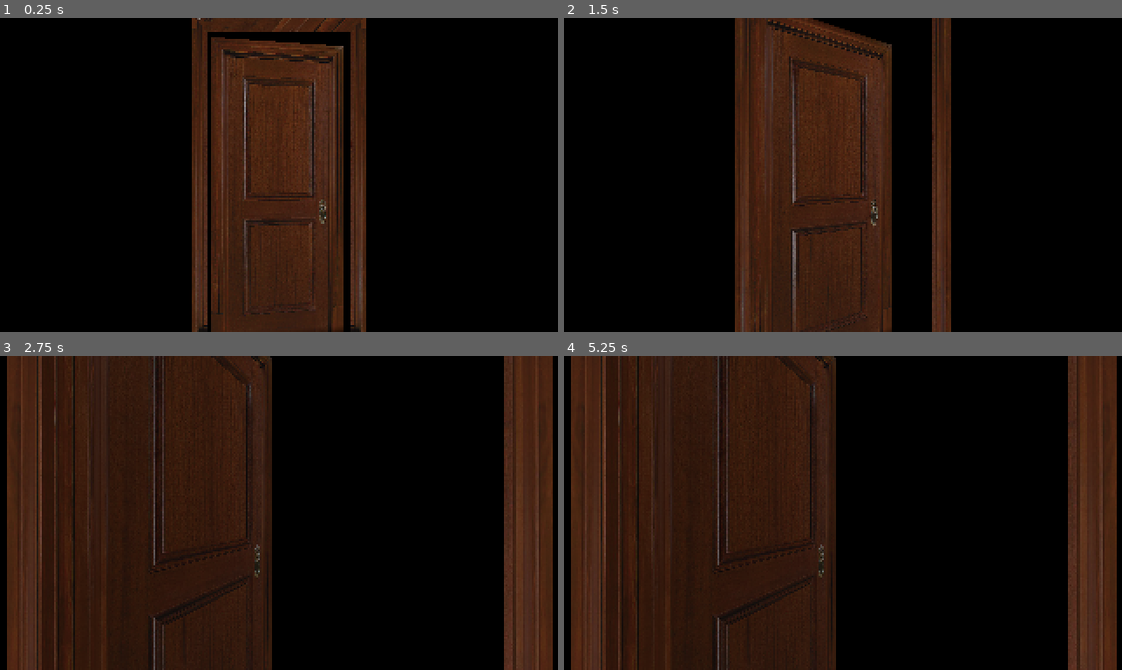
Above: before the commit, frames 1-4 (two rows, left to right).
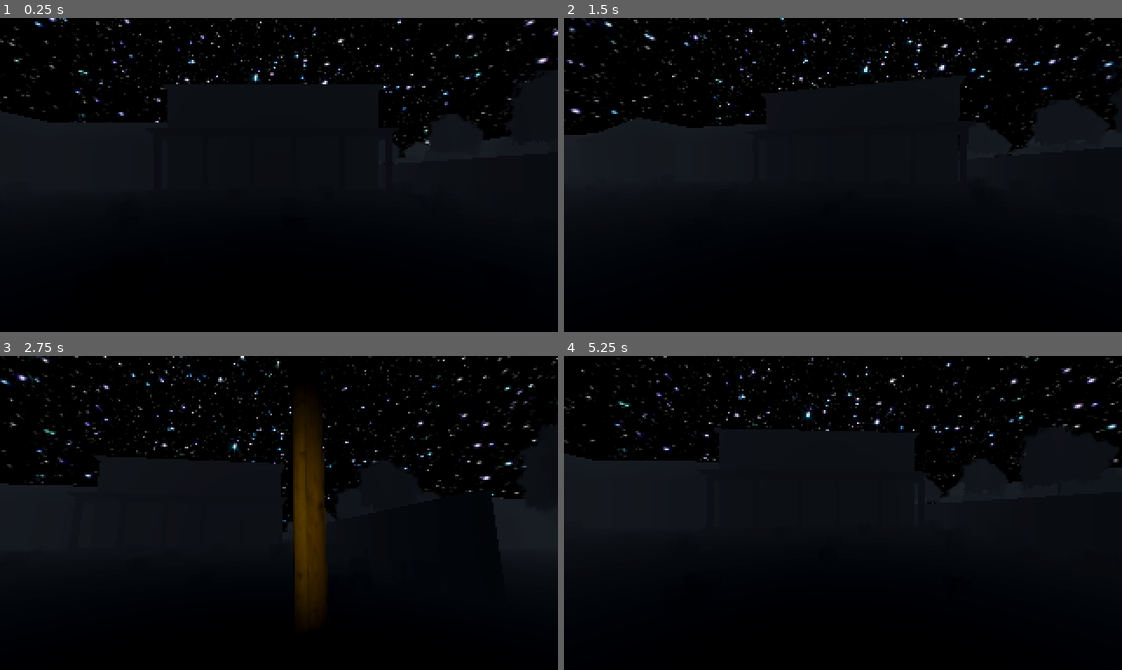
Above: after the commit, the same moments.

Repository: vekim00100/Personal-Prototype
Game: Godot game, scene res://World/entrance.tscn
Two runs of this game, one before a commit and one after it. Both use one fixed random seed, a clock stepped at 60 frames per second and the inputs below. Before the commit the project starts from res://World/door_scene.tscn. The engine's default icon, where the game draws it, is replaced by a stand-in: a white triangle on a blue panel in a dark square.
Inputs (mouse positions are in pixels of both pictures, inside the frame that each line leads up to):
- Up to frame 1 (0.25 s): no input
- Up to frame 2 (1.5 s): move the mouse to (965, 159) at 0.52 s; hold D (right) 0.53-1.28 s; tap F (interact, bound only after the commit) at 0.6, 1.35 s; tap Space (jump) at 0.77 s; move the mouse to (731, 190) at 1.27 s; hold S (backward) from 1.28 s (still down)
- Up to frame 3 (2.75 s): tap Space (jump) at 1.52 s; move the mouse to (334, 443) at 2.02 s; release S (backward) at 2.03 s; hold D (right) from 2.03 s (still down); tap F (interact, bound only after the commit) at 2.1 s
- Up to frame 4 (5.25 s): move the mouse to (815, 575) at 2.77 s; release D (right) at 2.78 s; hold W (forward) 2.78-3.53 s; tap F (interact, bound only after the commit) every 0.75 s from 2.85 to 5.1 s; tap Space (jump) at 3.02, 3.77, 4.52 s; move the mouse to (1010, 560) at 3.52 s; hold A (left) 3.53-5.03 s; move the mouse to (675, 465) at 4.27 s; move the mouse to (870, 513) at 5.02 s; hold S (backward) from 5.03 s (still down)

The runs differ from the first frame. In frame 1, 38% of the frame differs, in the area x 0-100%, y 0-100%; in frame 2, 41%; in frame 3, 60%; in frame 4, 57%.

Commit message:
Entrance + Door Scene Connected

Diff:
--- a/Player/Player.tscn
+++ b/Player/Player.tscn
@@ -26,7 +26,6 @@
 
 [node name="SpotLight3D" type="SpotLight3D" parent="head/Camera3D"]
 transform = Transform3D(1, 0, 0, 0, 1, 0, 0, 0, 1, 0.109614, 0.0814125, -0.509349)
-visible = false
 light_color = Color(0.74902, 0.580392, 0.0431373, 1)
 light_energy = 1.3
 spot_angle = 38.0
--- a/World/door_scene.tscn
+++ b/World/door_scene.tscn
@@ -35,6 +35,3 @@
 light_energy = 0.3
 shadow_enabled = true
 sky_mode = 1
-
-[node name="Camera3D" type="Camera3D" parent="."]
-transform = Transform3D(1, 0, 0, 0, 1, 0, 0, 0, 1, 0.00138569, 0.711647, 1.6298)
--- /dev/null
+++ b/World/entrance.gd
@@ -0,0 +1,25 @@
+extends Node3D
+
+var nearDoor = false
+@onready var label = $PressFLabel
+
+# Called when the node enters the scene tree for the first time.
+func _ready() -> void:
+	$Area3D.body_entered.connect(_on_body_entered)
+	$Area3D.body_exited.connect(_on_body_exited)
+	label.visible = false
+
+
+func _on_body_entered(body):
+	if body.name == "Player":  # adjust if your player node has a different name
+		nearDoor = true
+		label.visible = true
+
+func _on_body_exited(body):
+	if body.name == "Player":
+		nearDoor = false
+		label.visible = false
+
+func _process(_delta: float) -> void:
+	if nearDoor and Input.is_action_just_pressed("interact"):
+		get_tree().change_scene_to_file("res://World/door_scene.tscn")
--- a/World/entrance.tscn
+++ b/World/entrance.tscn
@@ -1,9 +1,15 @@
-[gd_scene load_steps=11 format=3 uid="uid://d2blpygqr4wu1"]
+[gd_scene load_steps=14 format=3 uid="uid://d2blpygqr4wu1"]
 
 [ext_resource type="Texture2D" uid="uid://brwbuuvca8711" path="res://assets/Textures/sky.jpg" id="1_hets1"]
+[ext_resource type="Script" path="res://World/entrance.gd" id="1_pgkn7"]
 [ext_resource type="Texture2D" uid="uid://l1k800lpenhx" path="res://icon.svg" id="2_mfb2i"]
 [ext_resource type="PackedScene" uid="uid://d1abdd6i60pf4" path="res://Player/Player.tscn" id="3_x2882"]
 [ext_resource type="PackedScene" uid="uid://cc7pvlbefa08w" path="res://assets/map.fbx" id="4_sa1x4"]
+
+[sub_resource type="BoxShape3D" id="BoxShape3D_44e5x"]
+size = Vector3(1.60089, 3.46436, 1)
+
+[sub_resource type="LabelSettings" id="LabelSettings_e5xrc"]
 
 [sub_resource type="PanoramaSkyMaterial" id="PanoramaSkyMaterial_7hsy4"]
 panorama = ExtResource("1_hets1")
@@ -31,6 +37,21 @@
 [sub_resource type="BoxMesh" id="BoxMesh_ynldn"]
 
 [node name="entrance" type="Node3D"]
+script = ExtResource("1_pgkn7")
+
+[node name="Area3D" type="Area3D" parent="."]
+
+[node name="CollisionShape3D" type="CollisionShape3D" parent="Area3D"]
+transform = Transform3D(1, 0, 0, 0, 1, 0, 0, 0, 1, 0.131345, -2.532, -22.323)
+shape = SubResource("BoxShape3D_44e5x")
+
+[node name="PressFLabel" type="Label" parent="."]
+offset_right = 151.0
+offset_bottom = 23.0
+text = "Press [F] to Interact"
+label_settings = SubResource("LabelSettings_e5xrc")
+horizontal_alignment = 1
+vertical_alignment = 1
 
 [node name="WorldEnvironment" type="WorldEnvironment" parent="."]
 environment = SubResource("Environment_01oh1")
@@ -66,9 +87,10 @@
 [node name="Player" parent="." instance=ExtResource("3_x2882")]
 transform = Transform3D(1, 0, 0, 0, 1, 0, 0, 0, 1, 0.795008, -3.32389, 0.834505)
 
+[node name="map" parent="." instance=ExtResource("4_sa1x4")]
+transform = Transform3D(1, 0, 0, 0, 1, 0, 0, 0, 1, -14.1269, 0, 11.7165)
+
 [node name="DirectionalLight3D" type="DirectionalLight3D" parent="."]
 transform = Transform3D(0.743145, 0.551448, -0.379, 0, 0.566406, 0.824126, 0.669131, -0.612445, 0.420922, 0, 7.07332, 0)
+visible = false
 shadow_enabled = true
-
-[node name="map" parent="." instance=ExtResource("4_sa1x4")]
-transform = Transform3D(1, 0, 0, 0, 1, 0, 0, 0, 1, -14.1269, 0, 11.7165)
--- a/assets/door.gd
+++ b/assets/door.gd
@@ -1,5 +1,4 @@
 extends Node3D
 
 func ready():
-	# Connect the animation_finished signal
 	get_node("AnimationPlayer").play("door_open")
--- a/assets/door.tscn
+++ b/assets/door.tscn
@@ -22,10 +22,10 @@
 tracks/0/interp = 1
 tracks/0/loop_wrap = true
 tracks/0/keys = {
-"times": PackedFloat32Array(-0.0104167, 0.433333, 1.3, 2),
-"transitions": PackedFloat32Array(1, 1, 1, 1),
+"times": PackedFloat32Array(-0.0104167, 0.2, 0.5, 1.3, 2),
+"transitions": PackedFloat32Array(1, 1, 1, 1, 1),
 "update": 0,
-"values": [Vector3(0, 0, 0), Vector3(0.00281655, 0, -0.0540063), Vector3(0.00281655, 0, -0.0540063), Vector3(-0.280862, 0, -0.324038)]
+"values": [Vector3(0, 0, 0), Vector3(0, 0, 0), Vector3(0.00281655, 0, -0.0540063), Vector3(0.00281655, 0, -0.0540063), Vector3(-0.280862, 0, -0.324038)]
 }
 tracks/1/type = "value"
 tracks/1/imported = false
@@ -34,10 +34,10 @@
 tracks/1/interp = 1
 tracks/1/loop_wrap = true
 tracks/1/keys = {
-"times": PackedFloat32Array(-0.0104167, 0.433333, 1.3, 2),
-"transitions": PackedFloat32Array(1, 1, 1, 1),
+"times": PackedFloat32Array(-0.0104167, 0.2, 0.5, 1.3, 2),
+"transitions": PackedFloat32Array(1, 1, 1, 1, 1),
 "update": 0,
-"values": [Vector3(-1.5708, 0, 0), Vector3(-1.5708, 0.179813, 0), Vector3(-1.5708, 0.179813, 0), Vector3(-1.5708, 1.07888, 0)]
+"values": [Vector3(-1.5708, 0, 0), Vector3(-1.5708, 0, 0), Vector3(-1.5708, 0.0907571, 0), Vector3(-1.5708, 0.0907571, 0), Vector3(-1.5708, 1.07888, 0)]
 }
 tracks/2/type = "value"
 tracks/2/imported = false
@@ -104,7 +104,7 @@
 material_override = SubResource("StandardMaterial3D_x6qot")
 
 [node name="Door" parent="." index="1"]
-transform = Transform3D(99.9008, 0, 0, 0, -4.3668e-06, 99.9007, 0, -99.9008, -4.3668e-06, 0, 0, 0)
+transform = Transform3D(101, 0, 0, 0, -4.36681e-06, 99.901, 0, -99.901, -4.36681e-06, 0, 0, 0)
 material_override = SubResource("StandardMaterial3D_e5qk1")
 
 [node name="Camera3D" type="Camera3D" parent="." index="2"]
--- a/project.godot
+++ b/project.godot
@@ -11,7 +11,7 @@
 [application]
 
 config/name="Personal Prototype"
-run/main_scene="res://World/door_scene.tscn"
+run/main_scene="res://World/entrance.tscn"
 config/features=PackedStringArray("4.3", "Forward Plus")
 config/icon="res://icon.svg"
 
@@ -51,6 +51,11 @@
 "events": [Object(InputEventKey,"resource_local_to_scene":false,"resource_name":"","device":-1,"window_id":0,"alt_press …(191 unchanged characters)…
 ]
 }
+interact={
+"deadzone": 0.5,
+"events": [Object(InputEventKey,"resource_local_to_scene":false,"resource_name":"","device":-1,"window_id":0,"alt_pressed":false,"shift_pressed":false,"ctrl_pressed":false,"meta_pressed":false,"pressed":false,"keycode":0,"physical_keycode":70,"key_label":0,"unicode":102,"location":0,"echo":false,"script":null)
+]
+}
 
 [rendering]
 
